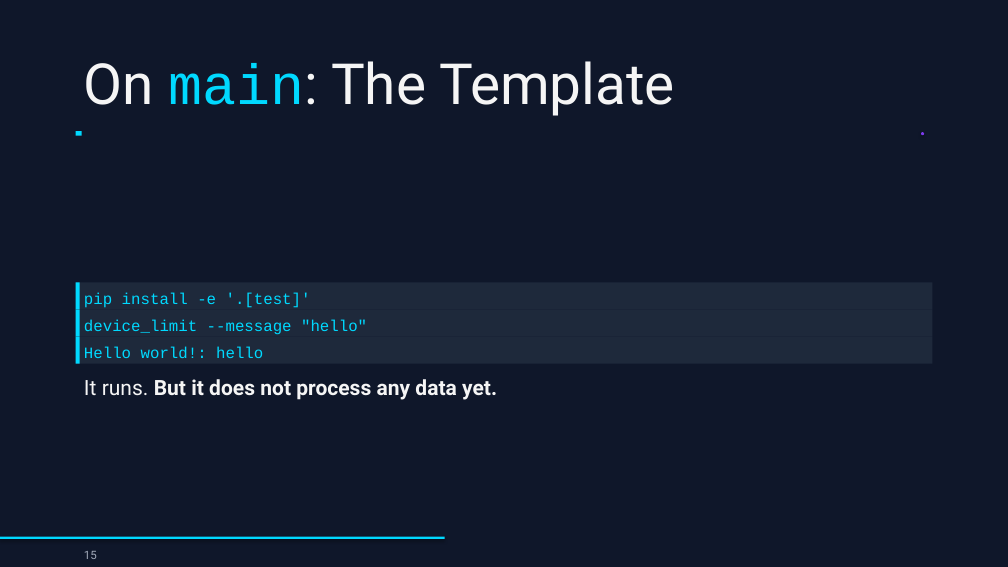
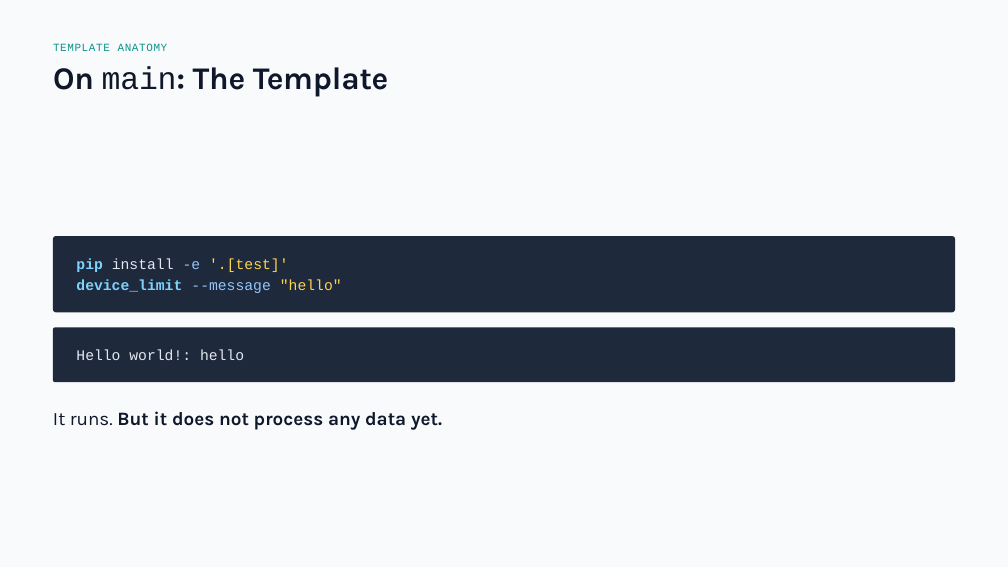
Before and after one commit to drweihungpan-lab/3R-teaching, a slide deck: slide 15 of materials/slides/session-2.pptx. Drawn at 1008x567 pixels with LibreOffice and Linux fonts; fonts in the diff are those of the drawing. Boxes give left, top, right and bottom in pixels: in the first picture for what was removed or moved away, otherwise in the second. Text is boxed around its words. In the diff, an @@ line names an element or a change of style, - is before the commit and + after.

```diff
--- a/materials/slides/session-2.pptx
+++ b/materials/slides/session-2.pptx
@@ background #0F172A to #F8FAFC @@
@@ text "On main: The Template": place and size @@
-text "On main: The Template" at (84, 61, 675, 116)
+text "On main: The Template" at (53, 67, 389, 97)
@@ text "On main: The Template" at (53, 67, 389, 97): size 54 to 30 pt, letter spacing 0 to -0.2 pt; font Roboto to Karla, text colour #F5F5F5 to #0F172A, bold on in "On main: The Template"; text colour #00D9FF to #0F172A in "main:"; line spacing 60pt to 37pt @@
@@ text added at (53, 44, 168, 51), 10.5 pt, text #0D9488 @@
+TEMPLATE ANATOMY
@@ rectangle removed at (76, 131, 82, 135) @@
@@ ellipse removed at (921, 132, 924, 135) @@
@@ rounded rectangle added at (53, 236, 955, 312), fill #1E293B @@
@@ text "pip install -e '.[test]'": place and size @@
-text "pip install -e '.[test]'" at (76, 282, 932, 309)
+text "pip install -e '.[test]'" at (76, 258, 288, 272)
@@ text "pip install -e '.[test]'" at (76, 258, 288, 272): size 15 to 14 pt; text colour #00D9FF to #7DD3FC, bold on in "pip"; text colour #00D9FF to #E2E8F0 in "install"; text colour #00D9FF to #93C5FD in "-e"; text colour #00D9FF to #FCD34D in "'.[test]'"; line spacing 19.8pt to 18.5pt; fill #1E293B to none @@
@@ text "device_limit --message "hello"": place and size @@
-text "device_limit --message "hello"" at (84, 319, 367, 335)
+text "device_limit --message "hello"" at (76, 279, 342, 293)
@@ text "device_limit --message "hello"" at (76, 279, 342, 293): size 15 to 14 pt; text colour #00D9FF to #7DD3FC, bold on in "device_limit"; text colour #00D9FF to #93C5FD in "--message"; text colour #00D9FF to #FCD34D in ""hello""; line spacing 19.8pt to 18.5pt @@
@@ rectangle removed at (76, 282, 80, 309) @@
@@ rounded rectangle added at (53, 327, 955, 382), fill #1E293B @@
@@ rectangle removed at (76, 309, 80, 337) @@
@@ text "Hello world!: hello": place and size @@
-text "Hello world!: hello" at (76, 337, 932, 364)
+text "Hello world!: hello" at (76, 349, 244, 360)
@@ text "Hello world!: hello" at (76, 349, 244, 360): size 15 to 14 pt, text colour #00D9FF to #E2E8F0; line spacing 19.8pt to 18.5pt; fill #1E293B to none @@
@@ rectangle removed at (76, 337, 80, 364) @@
@@ text "It runs. But it does ...": place and size @@
-text "It runs. But it does ..." at (84, 379, 497, 400)
+text "It runs. But it does ..." at (53, 411, 442, 430)
@@ text "It runs. But it does ..." at (53, 411, 442, 430): size 20 to 18 pt, font Roboto to Karla, text colour #F5F5F5 to #0F172A; line spacing 30pt to 26.1pt @@
@@ rectangle removed at (0, 537, 445, 539) @@
@@ text removed at (84, 551, 97, 559) @@
-15
```
Also in this commit, not shown: 33 other slides changed, 5 other files.
